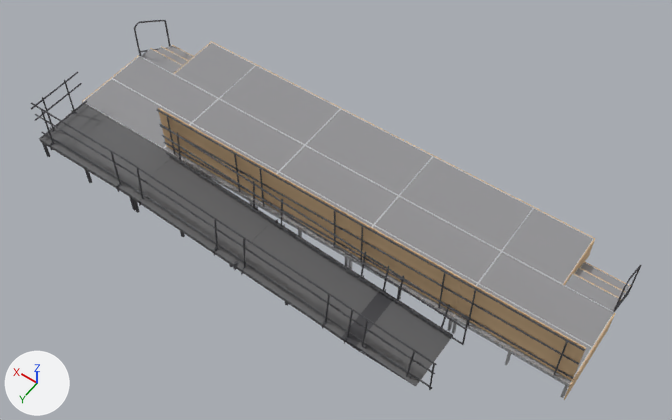
The glTF model 9ft6x36x21-ada-ramp-2-executive-stairs-back-rails-wood-veneer-carpet-top/model.glb, before and after one commit.
One viewpoint serves both versions: a 50 mm camera at (-6.52, 8.77, 14.13) aimed at (-0.35, 0.13, 0.56). Lighting does not change. The marker at lower left points along +X, +Y and +Z. The older version comes first. Vertices at exactly the same position are counted once.

The first picture shows 'deck_edge', 'deck_top', 'hardware', 'ramp_deck', 'veneer'.
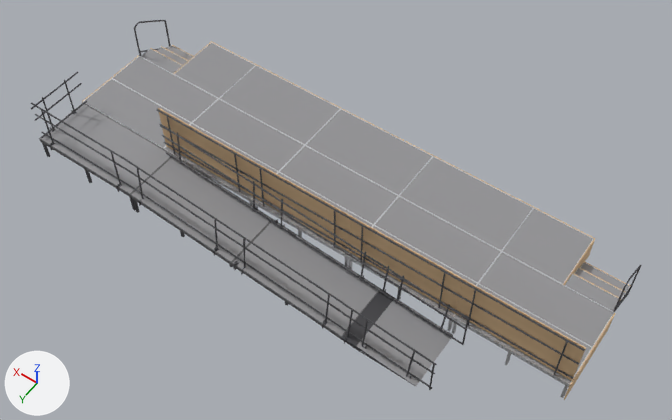
Commit message: 9ft6x36x21-ada-ramp-2-executive-stairs-back-rails-wood-veneer-carpet-top: model.glb

Boxes [x1, y1, x2, y2] around the edits, measured in the pictures (672 x 420 px):
part 1 of me_deck_top, added
    after: [40, 104, 171, 193]
part 2 of me_deck_top, added
    after: [131, 156, 453, 386]
part 3 of me_ramp_deck, deleted
    before: [357, 298, 453, 386]
part 4 of me_ramp_deck, deleted
    before: [40, 104, 171, 193]
part 5 of me_ramp_deck, reshaped
    before: [85, 104, 379, 336]
    after: [85, 104, 173, 194]

What the commit changed:
me_deck_top is used by ob_deck_top; location (0.0, 0.0, 0.0).
me_deck_top had 168 vertices, 252 faces and spanned x -5.48..5.48, y -2.06..0.83, z 0.16..0.53.
me_deck_top now has 200 vertices, 300 faces and spans x -5.48..5.48, y -2.06..2.05, z 0.0..0.53.
me_deck_top part 1: a new loose piece, a box spanning x 3.023..5.457, y 0.84..2.054, z 0.512..0.531, in mat_deck_top (grey #949497).
Part 2, on me_deck_top:
12 vertices are added at x -3.37..3.02, y 0.84, z 0.0..0.53.
12 new vertices lie (0.0, 1.21, 0.0) away from vertices in x -3.37..3.02, y 0.84, z 0.0..0.53.
36 new faces join them.
me_ramp_deck is used by ob_ramp_deck; location (0.0, 0.0, 0.0).
me_ramp_deck had 464 vertices, 912 faces and spanned x -3.37..5.46, y 0.84..2.06, z 0.0..0.53.
me_ramp_deck now has 432 vertices, 864 faces and spans x -1.84..5.46, y 0.84..2.06, z 0.04..0.53.
me_ramp_deck part 3: the loose piece of 8 vertices spanning x -3.37..-2.14, y 0.84..2.05, z 0.0..0.11 is deleted.
me_ramp_deck part 4: the loose piece of 8 vertices spanning x 3.02..5.46, y 0.84..2.05, z 0.51..0.53 is deleted.
Part 5, on me_ramp_deck:
16 vertices are removed from x -1.84..3.02, y 0.84..2.05, z 0.11..0.53.
59 faces are deleted.
3 vertices move within x 0.59..3.02, y 0.84..2.05, z 0.31..0.53.
35 new faces join them.
